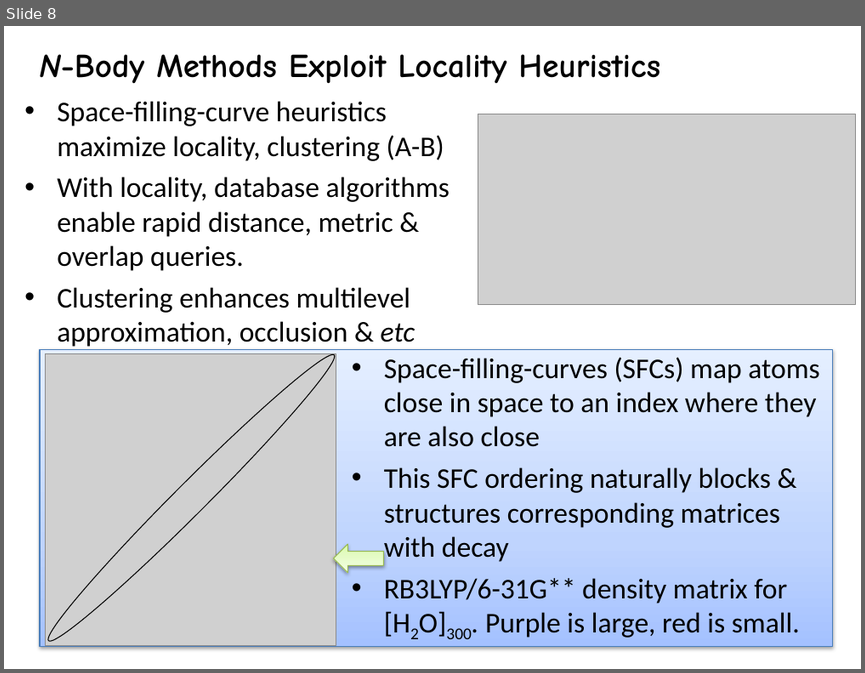
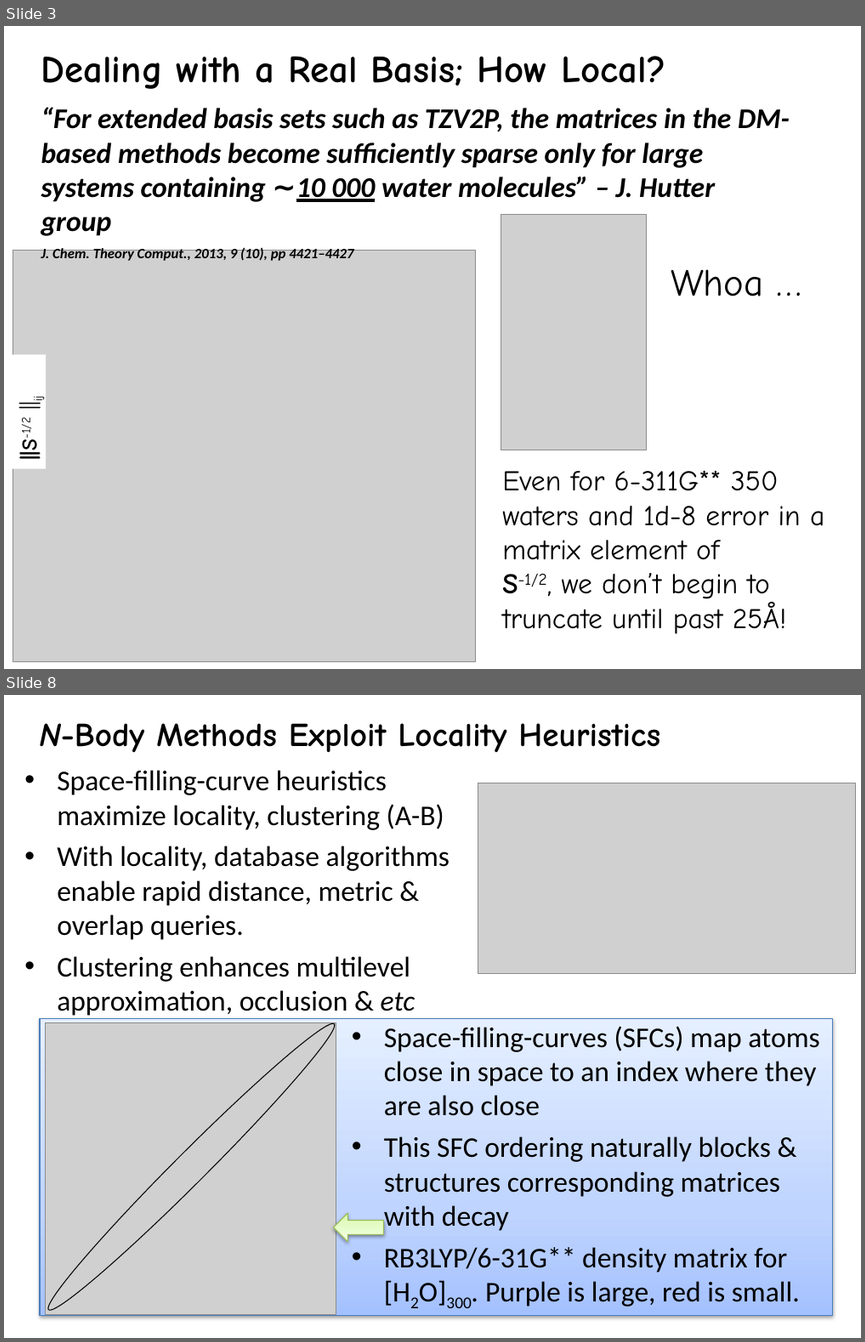
Before and after one commit to FreeON/spammpack, a slide deck: sandwitch_results_3_2015/spamm_big_picture.pptx. Shown one above the other, each under a label of ours: slide 8 before the commit, slides 3 and 8 after it; the slides between them are not shown. The pictures are 865x673 and 865x1342 pixels, drawn with LibreOffice and Linux fonts; fonts in the diff are those of the drawing; grey boxes stand for pictures. Boxes give left, top, right and bottom in pixels: in the first picture for what was removed or moved away, otherwise in the second. Text is boxed around its words. In the diff, an @@ line names an element or a change of style, - is before the commit and + after.

```diff
--- a/sandwitch_results_3_2015/spamm_big_picture.pptx
+++ b/sandwitch_results_3_2015/spamm_big_picture.pptx
@@ slide 3 added at (x1=4, y1=26, x2=861, y2=669), background #FFFFFF @@
@@ text added at (x1=41, y1=56, x2=666, y2=89), 32 pt, text #000000, bold @@
+Dealing with a Real Basis; How Local?
@@ text added at (x1=41, y1=107, x2=789, y2=261), 24 pt, text #000000, bold, italic @@
+“For extended basis sets such as TZV2P, the matrices in the DM-based methods become sufficiently sparse only for large systems containing ∼10 000 water molecules” – J. Hutter group
+J. Chem. Theory Comput., 2013, 9 (10), pp 4421–4427
@@ picture added at (x1=501, y1=214, x2=647, y2=449) @@
@@ picture added at (x1=12, y1=250, x2=475, y2=662) @@
@@ text added at (x1=670, y1=269, x2=764, y2=296), 32 pt, text #000000 @@
+Whoa …
@@ rectangle added at (x1=12, y1=355, x2=46, y2=469), fill #FFFFFF, 18 pt, text #000000 @@
+||S-1/2 ||ij
@@ text added at (x1=502, y1=470, x2=824, y2=634), 24 pt, text #000000 @@
+Even for 6-311G** 350 waters and 1d-8 error in a matrix element of
+S-1/2, we don’t begin to truncate until past 25Å!
```
Also in this commit, not shown: 11 slides changed, 1 other slide added, 3 slides removed, 6 other files.
